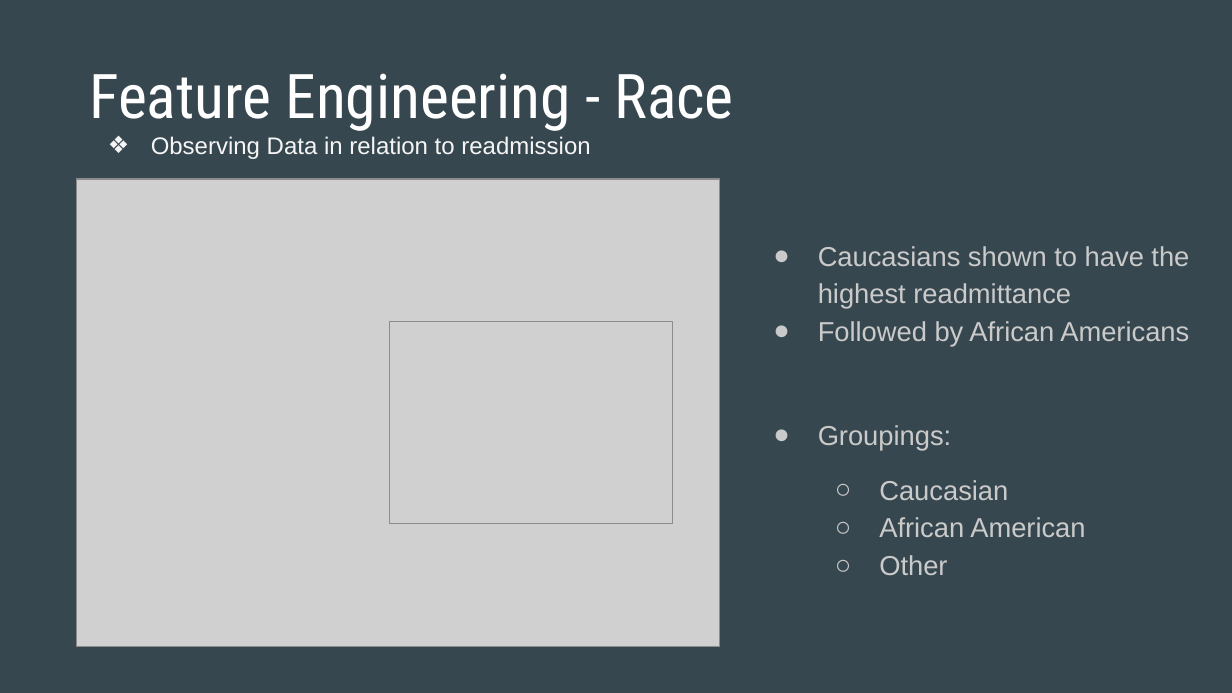
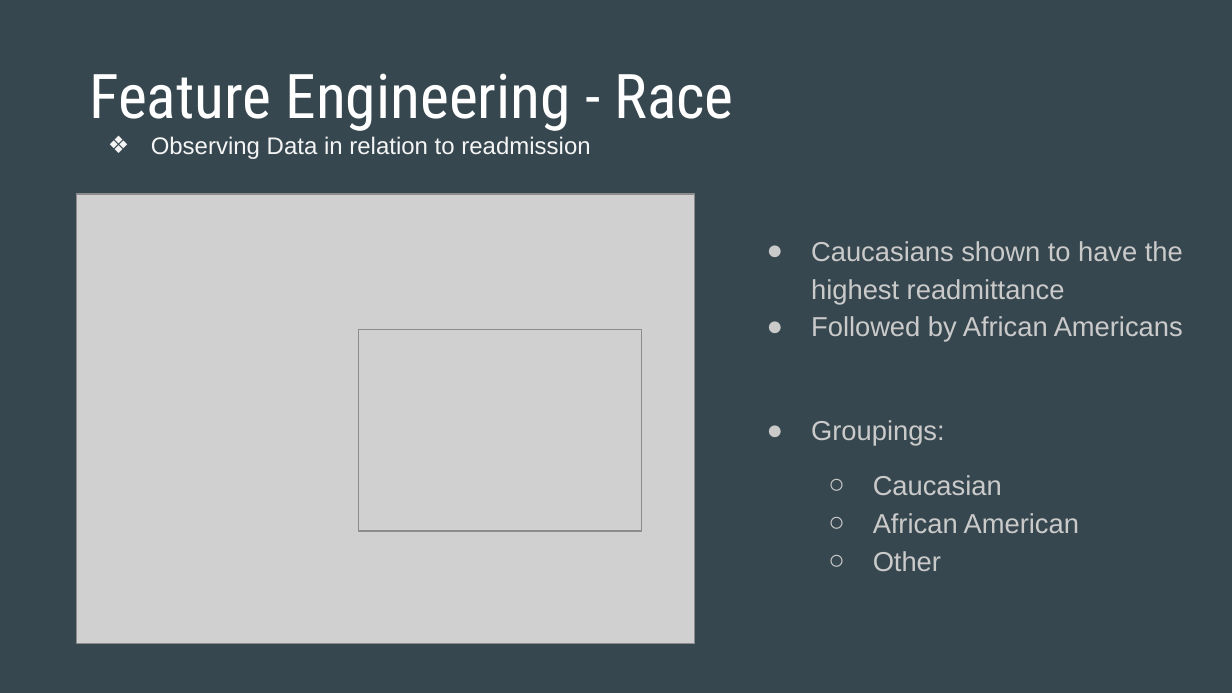
Before and after one commit to sagarwala12/HRRP, a slide deck: slide 16 of HRRP Presentation.pptx. Drawn at 1232x693 pixels with LibreOffice and Linux fonts; fonts in the diff are those of the drawing; grey boxes stand for pictures. Boxes give left, top, right and bottom in pixels: in the first picture for what was removed or moved away, otherwise in the second. Text is boxed around its words. In the diff, an @@ line names an element or a change of style, - is before the commit and + after.

```diff
--- a/HRRP Presentation.pptx
+++ b/HRRP Presentation.pptx
@@ picture: place and size @@
-picture at bbox=[76, 179, 719, 646]
+picture at bbox=[76, 195, 695, 644]
@@ text "Caucasians shown to have the ...": place and size @@
-text "Caucasians shown to have the ..." at bbox=[818, 246, 1189, 347]
+text "Caucasians shown to have the ..." at bbox=[811, 241, 1183, 342]
@@ picture: place and size @@
-picture at bbox=[389, 322, 673, 524]
+picture at bbox=[359, 329, 642, 531]
@@ text "Groupings:": place and size @@
-text "Groupings:" at bbox=[818, 425, 1085, 575]
+text "Groupings:" at bbox=[811, 420, 1079, 571]
```
Also in this commit, not shown: 14 other slides changed, 5 slides added, 5 slides removed.
